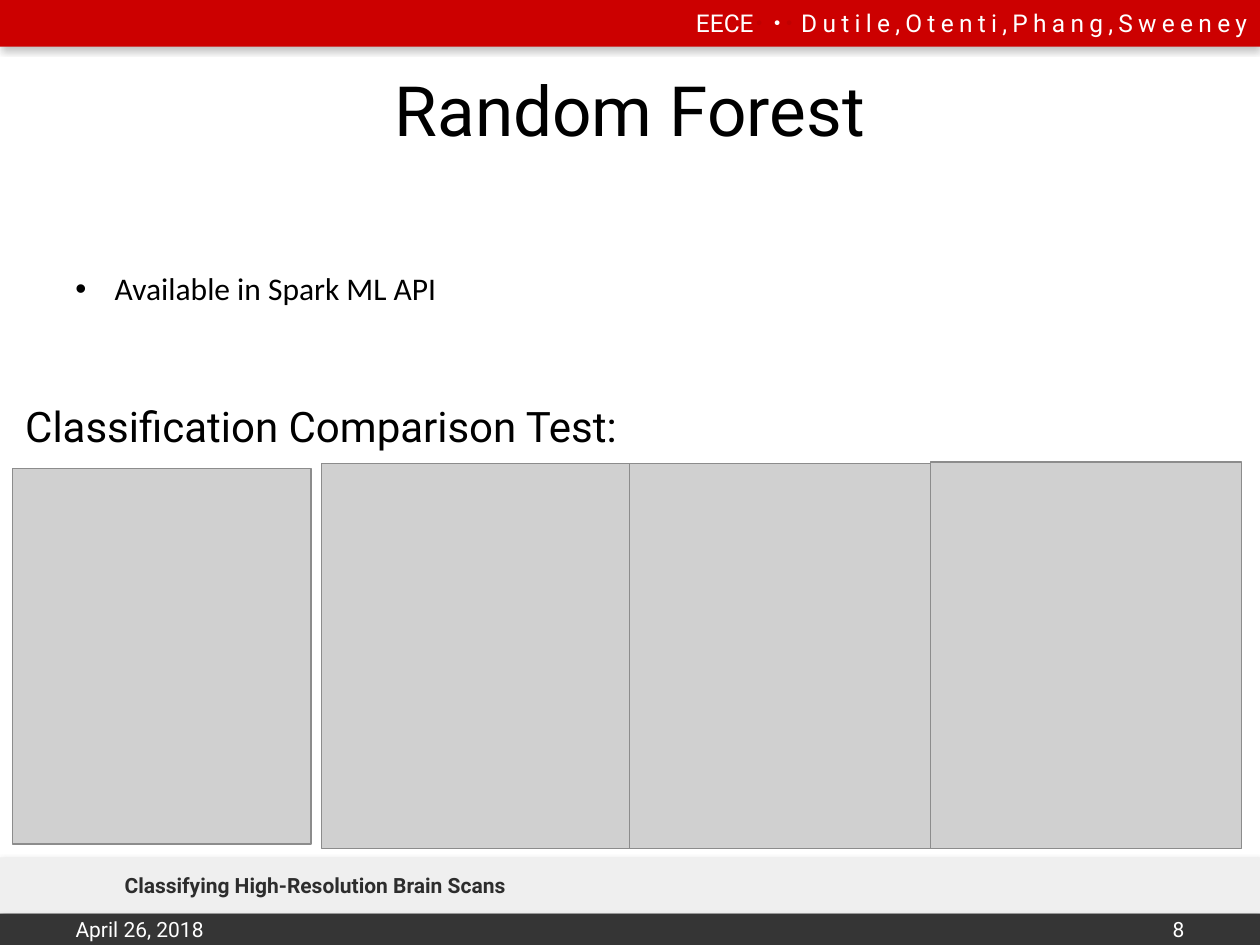
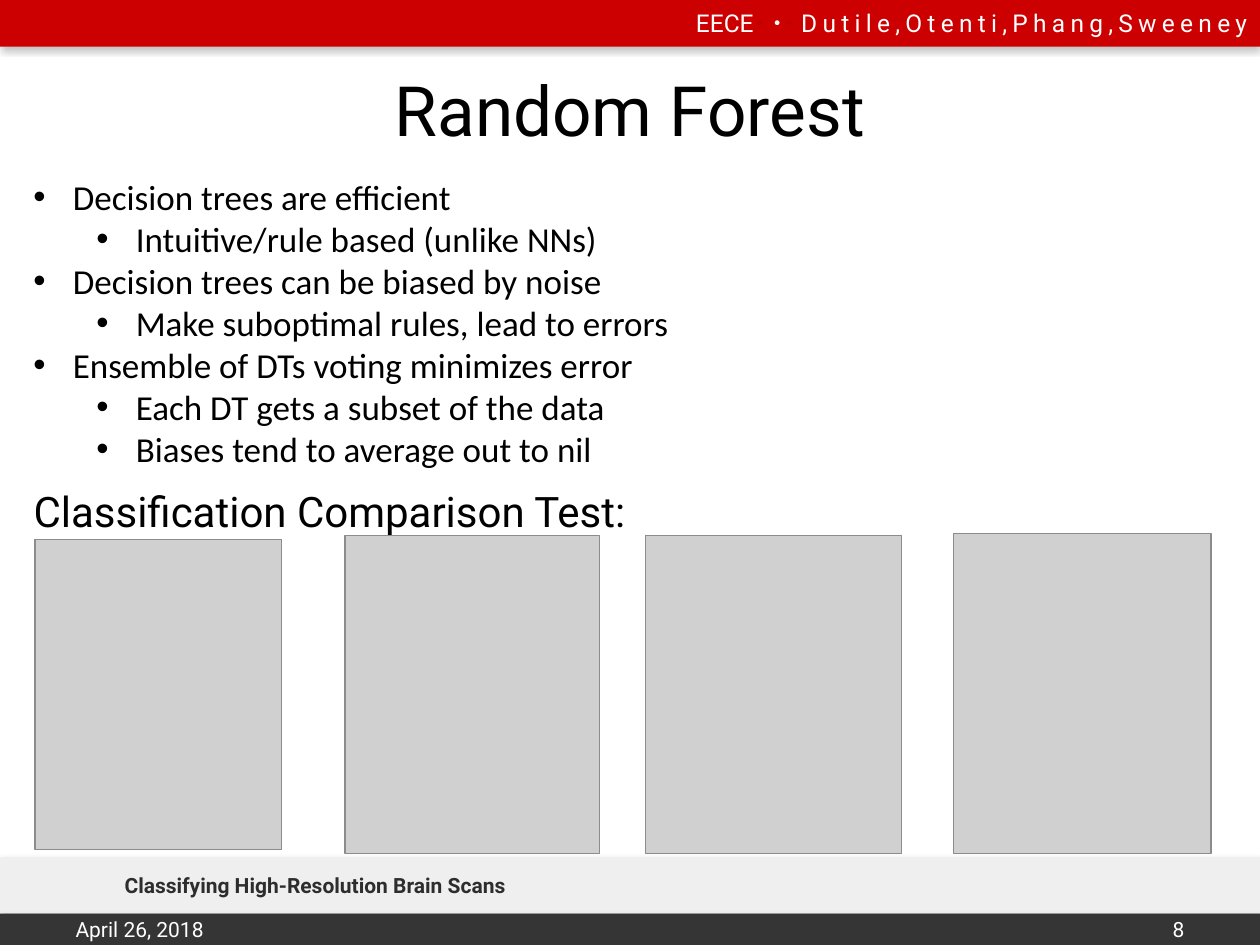
Before and after one commit to emily-jean/ml-brains, a slide deck: slide 8 of presentation/DutileOtentiPhangSweeney.pptx. Drawn at 1260x945 pixels with LibreOffice and Linux fonts; fonts in the diff are those of the drawing; grey boxes stand for pictures; background and template pictures are left out. Boxes give left, top, right and bottom in pixels: in the first picture for what was removed or moved away, otherwise in the second. Text is boxed around its words. In the diff, an @@ line names an element or a change of style, - is before the commit and + after.

Commit message:
update pres

```diff
--- a/presentation/DutileOtentiPhangSweeney.pptx
+++ b/presentation/DutileOtentiPhangSweeney.pptx
@@ text added at (73,186,668,468), 20 pt, text #000000 @@
+• Decision trees are efficient
+  • Intuitive/rule based (unlike NNs)
+• Decision trees can be biased by noise
+  • Make suboptimal rules, lead to errors
+• Ensemble of DTs voting minimizes error
+  • Each DT gets a subset of the data
+  • Biases tend to average out to nil
@@ text removed at (115,278,436,305) @@
-• Available in Spark ML API
@@ text "Classification Comparison Test:": place and size @@
-text "Classification Comparison Test:" at (25,410,617,451)
+text "Classification Comparison Test:" at (34,495,625,538)
@@ picture: place and size @@
-picture at (13,469,311,844)
+picture at (35,539,282,849)
@@ picture: place and size @@
-picture at (321,464,629,849)
+picture at (345,536,600,853)
@@ picture: place and size @@
-picture at (622,464,932,849)
+picture at (645,536,901,853)
@@ picture: place and size @@
-picture at (930,462,1241,849)
+picture at (954,534,1211,854)
```
